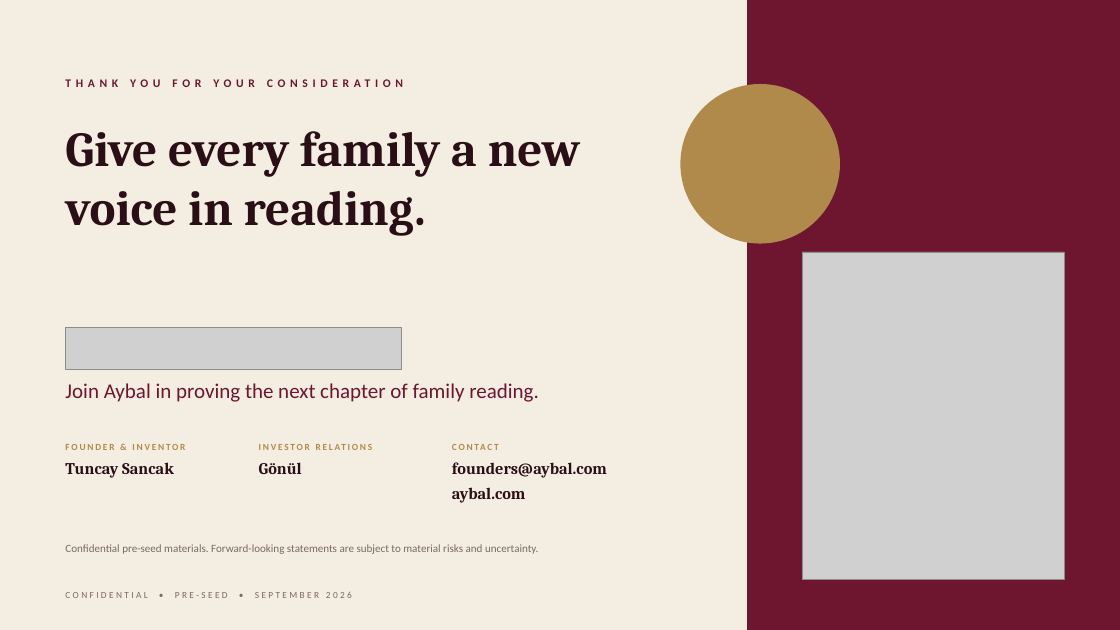
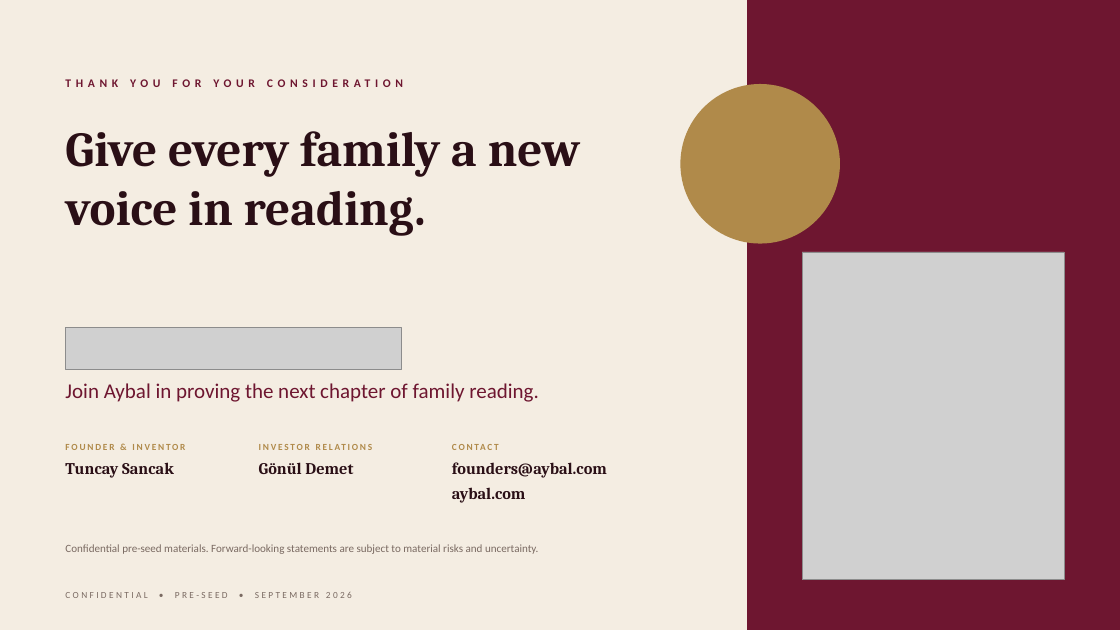
Before and after one commit to fatmaku/Notion, a slide deck: slide 17 of aybal-show/Aybal_Investor_Deck.pptx. Drawn at 1120x630 pixels with LibreOffice and Linux fonts; fonts in the diff are those of the drawing; grey boxes stand for pictures. Boxes give left, top, right and bottom in pixels: in the first picture for what was removed or moved away, otherwise in the second. Text is boxed around its words. In the diff, an @@ line names an element or a change of style, - is before the commit and + after.

```diff
--- a/aybal-show/Aybal_Investor_Deck.pptx
+++ b/aybal-show/Aybal_Investor_Deck.pptx
@@ text at [259,462,353,474]: text changed @@
-Gönül
+Gönül Demet
```
Also in this commit, not shown: 3 other slides changed, 4 other files.
